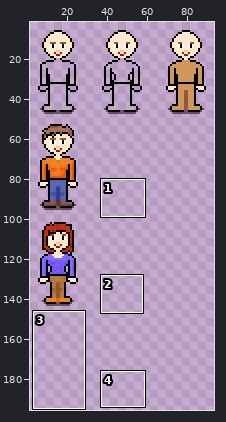
File history of a sprite sheet, SnapEncountersContent/Sprites.png. The picture above shows the old version from afar; the outline marks the close-up.
Close-up. Earlier state:
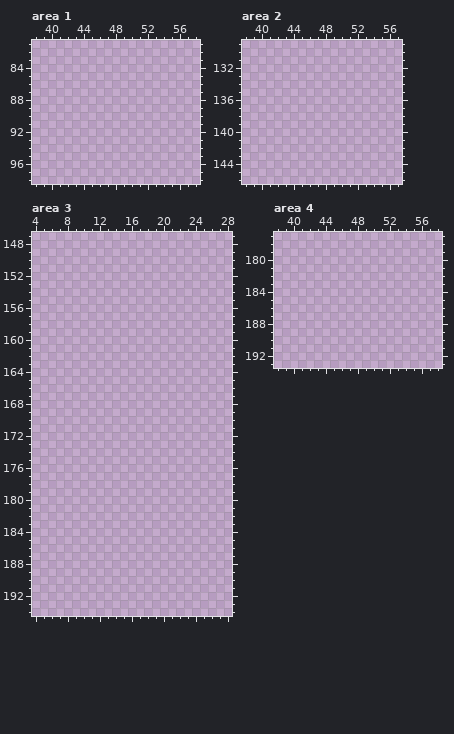
The file is 320x320 pixels. Colours within 5 levels of each other are drawn and written as one. Shown: area 1: x 38..58, y 81..98; area 2: x 38..57, y 129..146; area 3: x 4..28, y 147..194; area 4: x 38..58, y 177..193. The wide view leaves out empty margins.
New version:
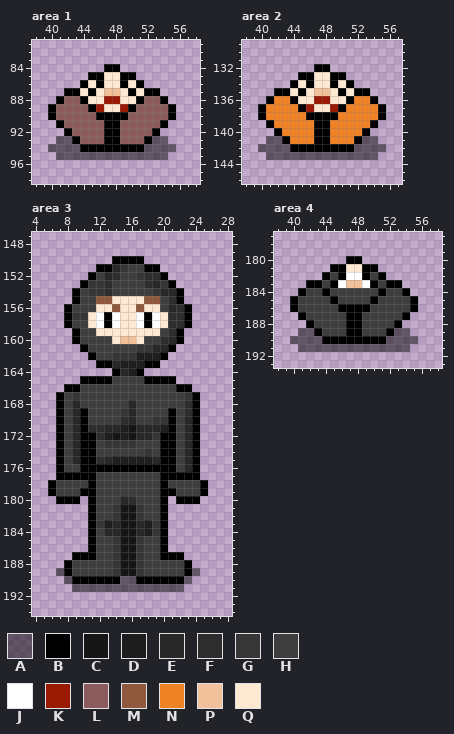
Palette (. is transparent): A #0000007f  B #000000  C #161616  D #1d1d1d  E #272727  F #2d2d2d  G #363636  H #3e3e3e  J #ffffff  K #9b1a04  L #8c5c5c  M #90593e  N #ef8224  P #f0c19a  Q #fde8d0
Change:
Changed rows in their new state; - is an unchanged pixel.
Area 1:
first column x 40:
84 -------BB-------
85 -----BBQQBB-----
86 ----BQBQQBQB----
87 --BBQBQPPQBQBB--
88 -BLLBQQKKQQBLLB-
89 BLLLLBKQQKBLLLLB
90 BLLLLLBBBBLLLLLB
91 -BLLLLLBBLLLLLB-
92 --BLLLLBBLLLLB--
93 -AABLLLBBLLLBAA-
94 AAAABBBBBBBBAAAA
95 -AAAAAAAAAAAAAA-
Area 2:
first column x 40:
132 -------BB-------
133 -----BBQQBB-----
134 ----BQBQQBQB----
135 --BBQBQPPQBQBB--
136 -BNNBQQKKQQBNNB-
137 BNNNNBKQQKBNNNNB
138 BNNNNNBBBBNNNNNB
139 -BNNNNNBBNNNNNB-
140 --BNNNNBBNNNNB--
141 -AABNNNBBNNNBAA-
142 AAAABBBBBBBBAAAA
143 -AAAAAAAAAAAAAA-
Area 3:
first column x 6:
150 --------BBBB--------
151 ------BBEGHHBB------
152 -----BHEFHHGFFB-----
153 ----BGGFHHHHFEGB----
154 ---BHGGFHHHHHGEEB---
155 ---BHHMMQQQQMMHFB---
156 --BHHHQQMQQMQQHEFB--
157 --BGGQJBJQQJBJQFFB--
158 --BHHQJBJQQJBJQFFB--
159 ---BHHQQQQQQQQHFB---
160 ---BHHHHQPPQHHFEB---
161 ----BHHHHHHGGEEB----
162 -----BHHGGGDDDB-----
163 ------BBEDDDBB------
164 --------BEDB--------
165 ----BBBBHHHHBBBB----
166 --BBHHHHHHHHHHHHBB--
167 -BHGHHHHHHHHHHHHHGB-
168 -BHEHHHHHHEHHHHHHFB-
169 -BHEBHHHHGEHHHHBHFB-
170 -BHEBHHHHFEHHGGBHEB-
171 -BHEBFFEEDCEEEDBHEB-
172 -BHEBBFDCDCEEGBBHEB-
173 -BHEBBHGGGGHHHBBHEB-
174 -BHEBBHHHHHHGHBBHEB-
175 -BHEBBFEDDDDDEBBHEB-
176 -BHHBBBBBBBBBBBBHEB-
177 -BBBBBHHHHHHHHBBBBB-
178 BHHHHBHHHHHHHHBHHHHB
179 BHHHBBHHHHHHHHBBHHHB
180 -BBB-BHHHEFHHHB-BBB-
181 -----BHHGCCGHHB-----
182 -----BHHGCCGHHB-----
183 -----BGDECCEDGB-----
184 -----BHEECCEDGB-----
185 -----BHHGCCGHHB-----
186 -----BHHGCCGHHB-----
187 ---BBBHHGCCGHHBBB---
188 --BHHHHHGCCGHHHHHB--
189 -ABHHHHHGCCGHHHHHBA-
190 --ABBBBBBAABBBBBBA--
191 ---AAAAAAAAAAAAAA---
Area 4:
first column x 40:
180 -------BB-------
181 -----BBQQBB-----
182 ----BHBJJBHB----
183 --BBHBJPPJBHBB--
184 -BHHBHHHHHHBHHB-
185 BHHHHBHHHHBHHHHB
186 BHHHHHBBBBHHHHHB
187 -BHHHHHBBHHHHHB-
188 --BHHHHBBHHHHB--
189 -AABHHHBBHHHBAA-
190 AAAABBBBBBBBAAAA
191 -AAAAAAAAAAAAAA-
Boxes around the changes in both close-ups, in picture pixels (x1, y1, x2, y2):
added: (48, 64, 176, 160)
added: (258, 64, 386, 160)
added: (48, 256, 208, 592)
added: (290, 256, 418, 352)
